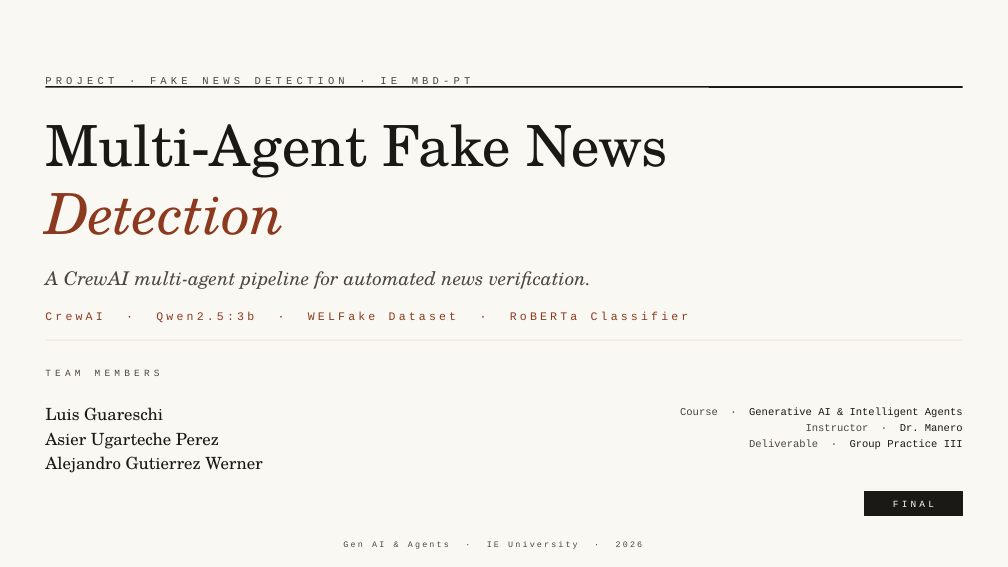
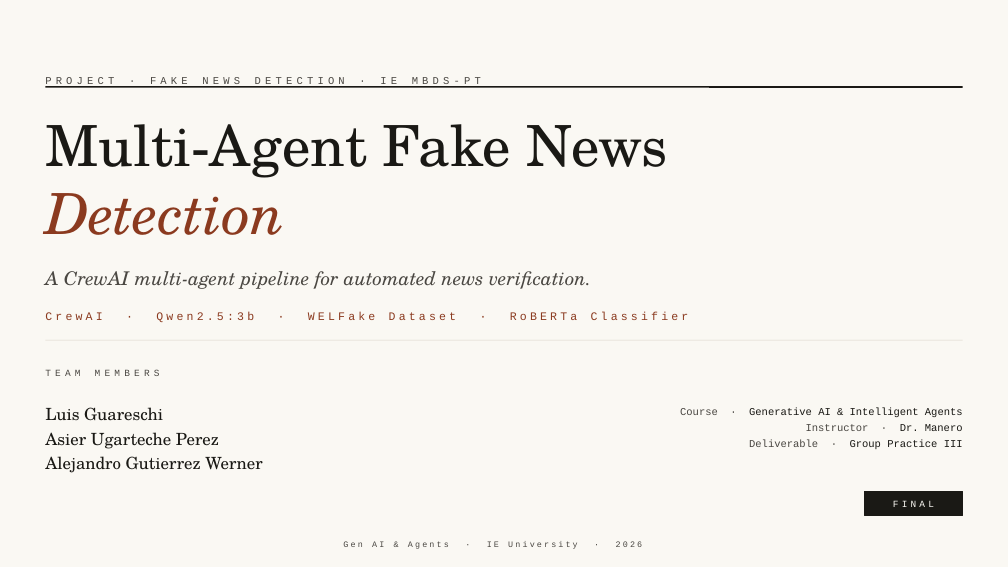
Before and after one commit to luisguareschi/gen-ai-group-project, a slide deck: slide 1 of fake_news_detection_presentation.pptx. Drawn at 1008x567 pixels with LibreOffice and Linux fonts; fonts in the diff are those of the drawing. Boxes give left, top, right and bottom in pixels: in the first picture for what was removed or moved away, otherwise in the second. Text is boxed around its words. In the diff, an @@ line names an element or a change of style, - is before the commit and + after.

```diff
--- a/fake_news_detection_presentation.pptx
+++ b/fake_news_detection_presentation.pptx
@@ text at (x1=45, y1=77, x2=481, y2=88): text changed @@
-PROJECT · FAKE NEWS DETECTION · IE MBD-PT
+PROJECT · FAKE NEWS DETECTION · IE MBDS-PT
```
